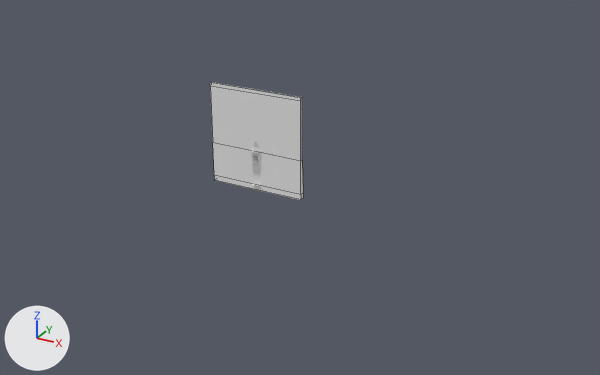
A saved change to the Blender file UnholySource/Assets/Models/Scenario/School/_blend/interior_modeling_school.blend.
Rendered twice from a 50 mm camera at (14.9, -23.8, 12.2) aimed at (1.2, 1.1, -0.3). Lighting does not change. The marker at lower left points along +X, +Y and +Z. Mesh edges are drawn as thin lines on the coarser meshes.

In view in the first picture: 'Visible Mesh'.
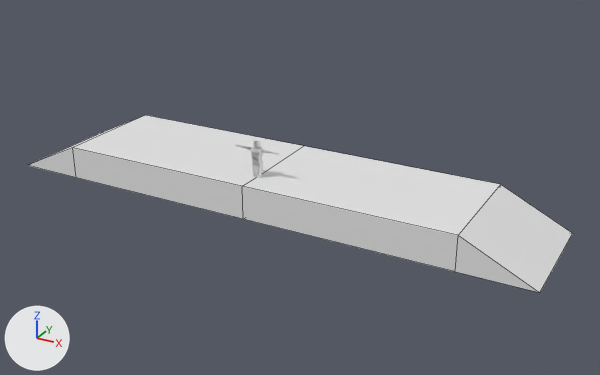
The newer file is also turned or shifted as a whole; pictures and numbers use the older file's frame.

What changed in the scene script:
```text
Change me_cube_001:
    used by ob_visible_mesh; location = (0.0, 0.0, 0.0); rotation_euler = (0.0, 0.0, 1.571), in degrees (0, 0, 90)
    remove me_cube_001.from_pydata(...)  # 20 vertices, 14 faces; spans x -0.07..0.13, y -1.86..1.86, z -0.2..3.6
    add me_cube_001.from_pydata(...)  # 244 vertices, 232 faces; spans x -29.8..4.07, y -3.5..24.7, z -0.2..6.0
    me_cube_001 part 1: the whole mesh is rebuilt
Add me_cube_003:
    me_cube_003.from_pydata([(-0.9, -3.6, -1.0), (-0.9, -3.6, 0.3), (-0.9, 1.0, -1.0), (-0.9, 1.0, 0.3), (-1.2, 1.0, -1.0), (-1.2, -3.6, -1.0), (0.0, 1.0, -1.0), (0.0, 1.0, 0.3), (0.0, -3.6, -1.0), (0.0, -3.6, 0.3), (0.9, -3.6, -1.0), (0.9, -3.6, 0.3), (0.9, 1.0, -1.0), (0.9, 1.0, 0.3), (1.2, 1.0, -1.0), (1.2, -3.6, -1.0)], [], [(3, 2, 4), (8, 9, 1, 0), (7, 3, 1, 9), (0, 1, 5), (1, 3, 4, 5), (2, 0, 5, 4), (2, 6, 8, 0), (2, 3, 7, 6), (13, 14, 12), (8, 10, 11, 9), (7, 9, 11, 13), (10, 15, 11), (11, 15, 14, 13), (12, 14, 15, 10), (12, 10, 8, 6), (12, 6, 7, 13)])
Change ob_visible_mesh:
    add ob_visible_mesh.hide_set(True)
Add ob_stage_mesh:
    ob_stage_mesh = bpy.data.objects.new('Stage Mesh', me_cube_003)
    ob_stage_mesh.location = (0.0, 0.0, 0.0)
    ob_stage_mesh.rotation_euler = (0.0, 0.0, 3.142)  # degrees (0, 0, 180)
    ob_stage_mesh.scale = (8.9, 1.0, 1.0)
```

Pixel boxes [x1, y1, x2, y2] of what changed, in the pictures (600 x 375 px):
'Stage Mesh', added
    after: [27, 115, 573, 293]
'Visible Mesh', hidden
    before: [210, 82, 303, 200]
